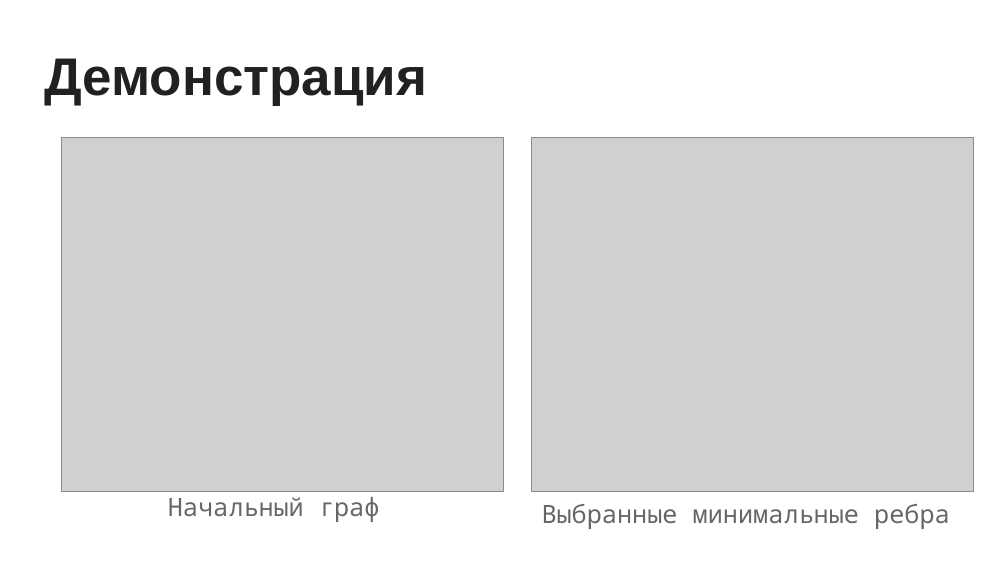
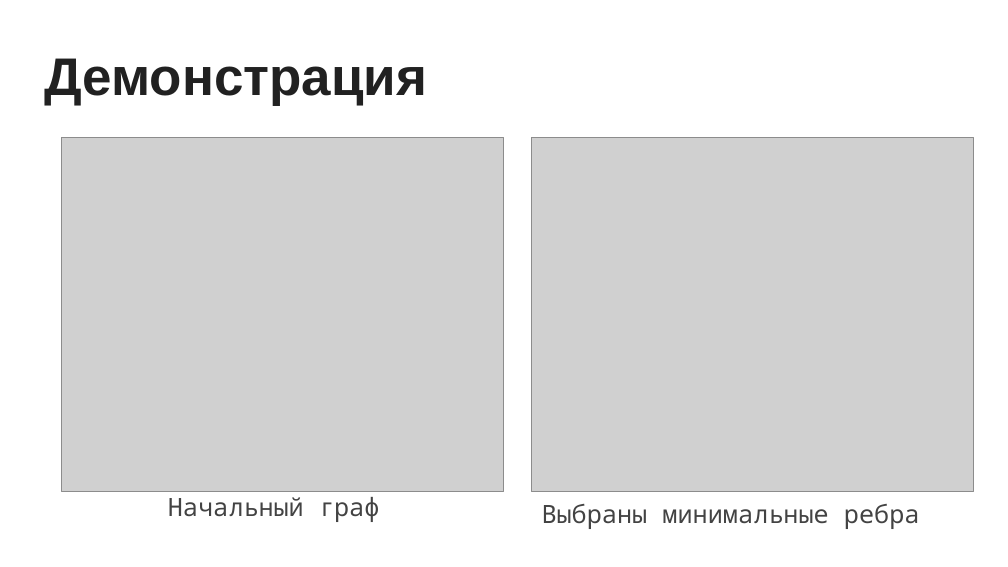
Before and after one commit to Alexander-Snigirev/AltExam, a slide deck: slide 6 of theory/presentation.pptx. Drawn at 1008x567 pixels with LibreOffice and Linux fonts; fonts in the diff are those of the drawing; grey boxes stand for pictures. Boxes give left, top, right and bottom in pixels: in the first picture for what was removed or moved away, otherwise in the second. Text is boxed around its words. In the diff, an @@ line names an element or a change of style, - is before the commit and + after.

```diff
--- a/theory/presentation.pptx
+++ b/theory/presentation.pptx
@@ text "Начальный граф" at (168, 497, 379, 522): text colour #666666 to #434343 @@
@@ text at (542, 504, 920, 529): text changed; text colour #666666 to #434343 @@
-Выбранные минимальные ребра
+Выбраны минимальные ребра
```
Also in this commit, not shown: 8 other slides changed, 1 slide added, 1 other file.
